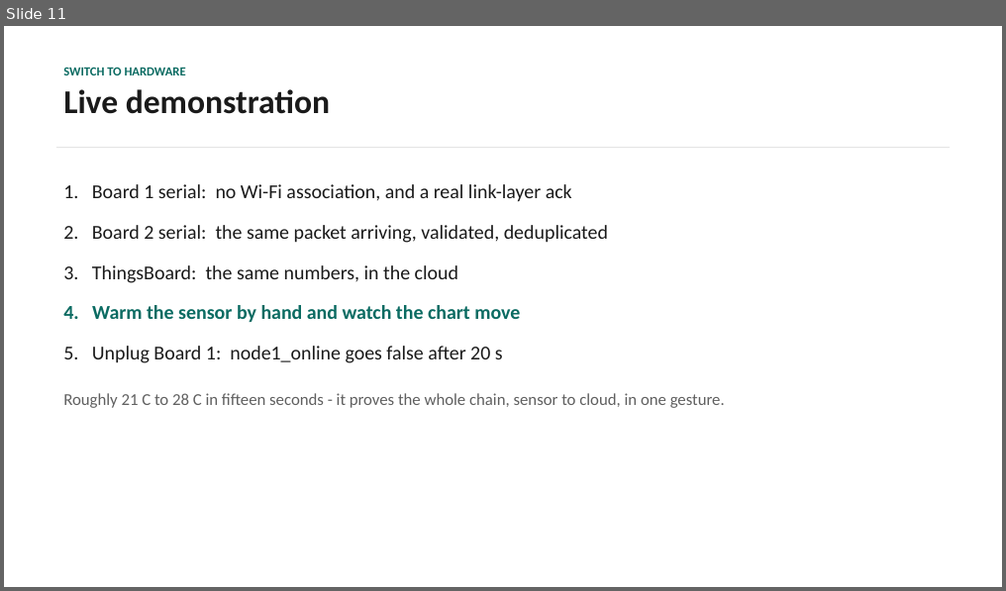
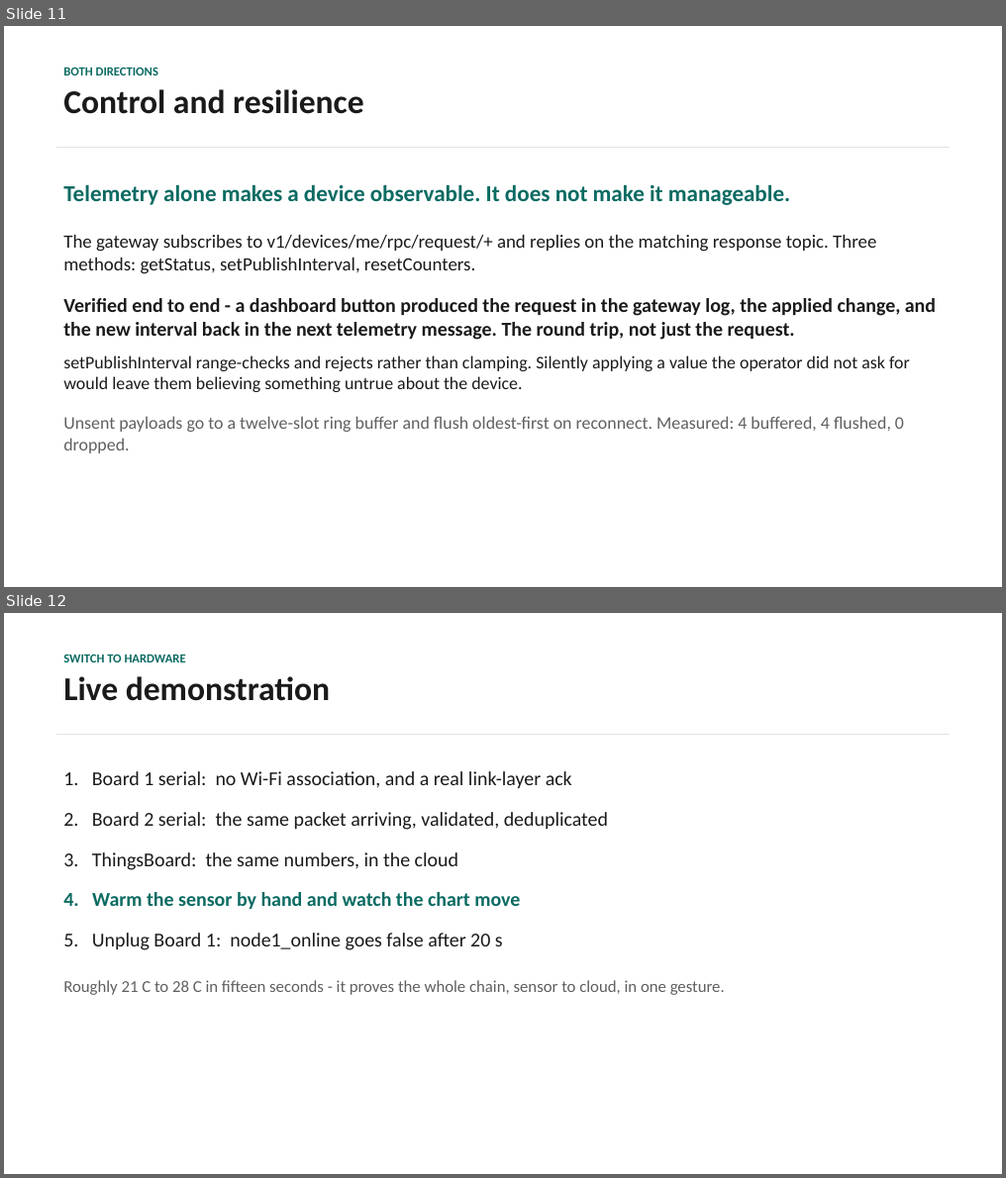
Before and after one commit to bhanuGupta1/esp32-espnow-thingsboard-gateway, a slide deck: PRESENTATION.pptx. Shown one above the other, each under a label of ours: slide 11 before the commit, slides 11 and 12 after it. The pictures are 1006x591 and 1006x1178 pixels, drawn with LibreOffice and Linux fonts; fonts in the diff are those of the drawing. Boxes give left, top, right and bottom in pixels: in the first picture for what was removed or moved away, otherwise in the second. Text is boxed around its words. In the diff, an @@ line names an element or a change of style, - is before the commit and + after.

Commit message:
Correct documents that still described the link as unencrypted
Encryption was implemented and verified, but several documents were never
updated and continued to disclaim it. The presentation listed "ESP-NOW payloads
unencrypted" and "no cryptographic sender authentication" under Not defended,
and its closing slide offered PMK/LMK encryption as further work. The demo
runsheet answered the security question by saying the radio link is unencrypted
and that production would need the encryption the project already has. The
report's section on sender authentication described the original design in the
present tense, contradicting the implemented fix twenty lines below it.

Corrected each to match the system as built, and added the reasoning that led
there, since the rejected MAC filter is the more interesting half of the story.

The ThingsBoard guide named a widget that no longer exists. The current widget
is Command button in the Buttons bundle, and its parameter type defaults to
Boolean, which the firmware parses as zero and rejects. Both now documented.

Adds a slide for bidirectional control and store-and-forward, which were
implemented but appeared nowhere in the deck, and a demo-plan warning to
identify boards by MAC rather than COM port after flashing the wrong image
onto the wrong board.

```diff
--- a/PRESENTATION.pptx
+++ b/PRESENTATION.pptx
@@ slide 11 added at (4,26,1002,587), background #FFFFFF @@
@@ text added at (63,67,363,114), 32 pt, text #1A1A1A, bold @@
+BOTH DIRECTIONS
+Control and resilience
@@ rectangle added at (56,148,949,148), fill #D8D8D8 @@
@@ text added at (63,184,936,454), 17 pt, text #1A1A1A @@
+Telemetry alone makes a device observable. It does not make it manageable.
+The gateway subscribes to v1/devices/me/rpc/request/+ and replies on the matching response topic. Three methods: getStatus, setPublishInterval, resetCounters.
+Verified end to end - a dashboard button produced the request in the gateway log, the applied change, and the new interval back in the next telemetry message. The round trip, not just the request.
+setPublishInterval range-checks and rejects rather than clamping. Silently applying a value the operator did not ask for would leave them believing something untrue about the device.
+Unsent payloads go to a twelve-slot ring buffer and flush oldest-first on reconnect. Measured: 4 buffered, 4 flushed, 0 dropped.
@@ what was slide 11 is now slide 12 @@
```
Also in this commit, not shown: 3 slides changed, 6 other files.
